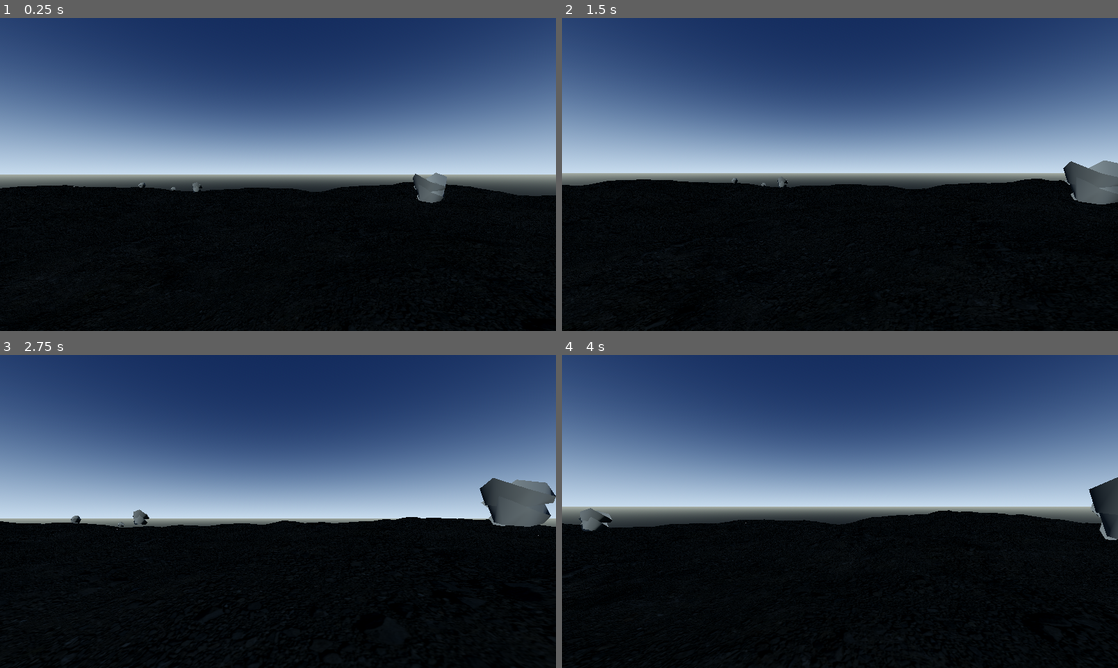
Above: before the commit, frames 1-4 (two rows, left to right).
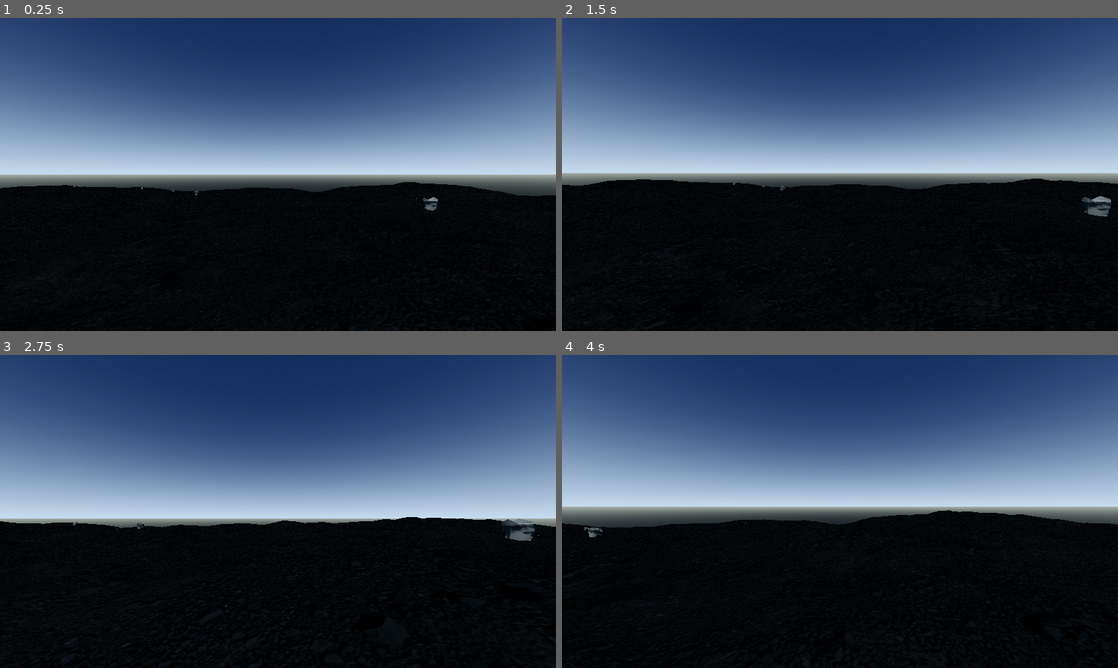
Above: after the commit, the same moments.

Repository: kansation/Space-Exploring-Game
Game: Godot game, scene res://scenes/procedural_terrain.tscn
Two runs of this game, one before a commit and one after it. Both use one fixed random seed, a clock stepped at 60 frames per second and the inputs below.
Inputs (mouse positions are in pixels of both pictures, inside the frame that each line leads up to):
- Up to frame 1 (0.25 s): no input
- Up to frame 2 (1.5 s): tap Enter at 0.5 s; move the mouse to (867, 174) at 0.52 s; hold W (move_forward) from 0.53 s (still down); click (867, 174) at 0.67 s; tap Space (jump) at 0.77 s; move the mouse to (812, 174) at 1.27 s
- Up to frame 3 (2.75 s): keep holding W (move_forward); tap Space (jump) at 1.52 s; move the mouse to (289, 505) at 2.02 s
- Up to frame 4 (4 s): keep holding W (move_forward); move the mouse to (834, 517) at 2.77 s; click (834, 517) at 2.92 s; tap Space (jump) at 3.02, 3.77 s; move the mouse to (878, 514) at 3.52 s

The runs differ from the first frame. In frame 1, 0.5% of the frame differs, in the area x 24-81%, y 49-62%; in frame 2, 1.2%; in frame 3, 1.9%, in the area x 12-100%, y 39-60%; in frame 4, 0.9%.

Commit message:
Fix procedural rock geometry and scale

Diff:
--- a/game/scripts/procedural_terrain.gd
+++ b/game/scripts/procedural_terrain.gd
@@ -8,8 +8,8 @@
 @export_range(16, 128, 1) var mesh_resolution := 96
 @export var terrain_size := 100.0
 @export_range(0.0, 2.0, 0.01) var rock_density := 0.18
-@export_range(0.25, 4.0, 0.05) var rock_min_size := 0.6
-@export_range(0.25, 4.0, 0.05) var rock_max_size := 2.0
+@export_range(0.15, 4.0, 0.05) var rock_min_size := 0.3
+@export_range(0.15, 4.0, 0.05) var rock_max_size := 0.9
 @export var rock_spawn_exclusion_radius := 10.0
 
 @onready var terrain_mesh: MeshInstance3D = $TerrainMesh
@@ -110,7 +110,7 @@
 		var height := _sample_height(broad_noise, detail_noise, x, z)
 		var rock := StaticBody3D.new()
 		rock.name = "Rock_%02d" % placed_count
-		rock.position = Vector3(x, height + size * 0.45, z)
+		rock.position = Vector3(x, height, z)
 		rock.rotation_degrees = Vector3(rock_rng.randf_range(-8.0, 8.0), rock_rng.randf_range(0.0, 360.0), rock_rng.randf_range(-8.0, 8.0))
 		rock.scale = Vector3.ONE * size
 		placement_signature = placement_signature * 31 + int(round(x * 100.0))
@@ -120,7 +120,7 @@
 		var mesh_instance := MeshInstance3D.new()
 		mesh_instance.mesh = rock_meshes[rock_rng.randi_range(0, rock_meshes.size() - 1)]
 		rock.add_child(mesh_instance)
-		if size >= 1.25:
+		if size >= 0.65:
 			var collision := CollisionShape3D.new()
 			var shape := BoxShape3D.new()
 			shape.size = Vector3.ONE
@@ -140,8 +140,8 @@
 			var a1 := TAU * float((point + 1) % points) / float(points)
 			var r0: float = radii[ring] * (1.0 + sin(float(point * 17 + ring * 3)) * 0.12)
 			var r1: float = radii[ring] * (1.0 + sin(float((point + 1) * 17 + ring * 3)) * 0.12)
-			var y0: float = rings[ring] + sin(float(point * 11)) * height_variation * 0.2
-			var y1: float = rings[ring] + sin(float((point + 1) * 11)) * height_variation * 0.2
+			var y0: float = rings[ring]
+			var y1: float = rings[ring]
 			var next_y0: float = rings[ring + 1] + sin(float(point * 11 + 5)) * height_variation
 			var next_y1: float = rings[ring + 1] + sin(float((point + 1) * 11 + 5)) * height_variation
 			var p0 := Vector3(cos(a0) * r0, y0, sin(a0) * r0)
@@ -154,6 +154,21 @@
 			surface_tool.add_vertex(p1)
 			surface_tool.add_vertex(p2)
 			surface_tool.add_vertex(p3)
+	var bottom_center := Vector3(0.0, 0.0, 0.0)
+	var top_center := Vector3(0.0, 1.0, 0.0)
+	for point in range(points):
+		var a0 := TAU * float(point) / float(points)
+		var a1 := TAU * float((point + 1) % points) / float(points)
+		var bottom_a := Vector3(cos(a0) * radii[0], 0.0, sin(a0) * radii[0])
+		var bottom_b := Vector3(cos(a1) * radii[0], 0.0, sin(a1) * radii[0])
+		var top_a := Vector3(cos(a0) * radii[2], 1.0, sin(a0) * radii[2])
+		var top_b := Vector3(cos(a1) * radii[2], 1.0, sin(a1) * radii[2])
+		surface_tool.add_vertex(bottom_center)
+		surface_tool.add_vertex(bottom_b)
+		surface_tool.add_vertex(bottom_a)
+		surface_tool.add_vertex(top_center)
+		surface_tool.add_vertex(top_a)
+		surface_tool.add_vertex(top_b)
 	surface_tool.generate_normals()
 	var mesh := surface_tool.commit()
 	mesh.surface_set_material(0, material)
Not shown, changed: docs/Technical-Production-Plan.md
